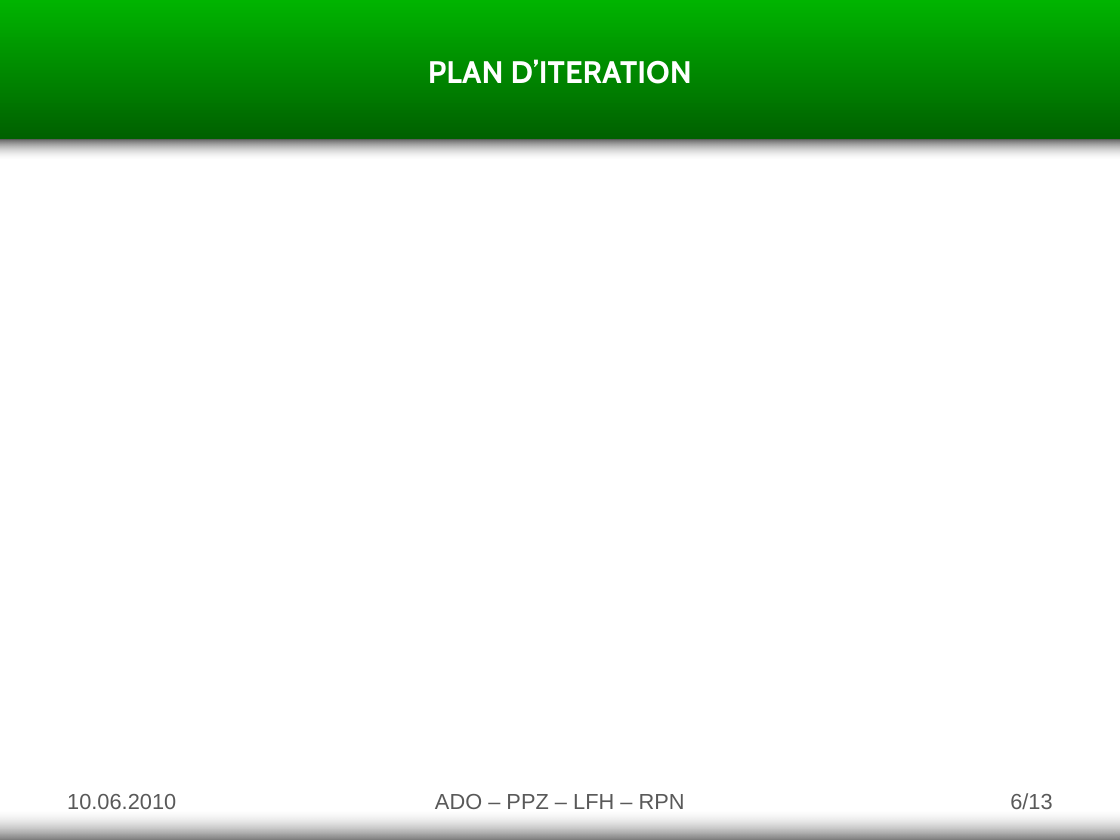
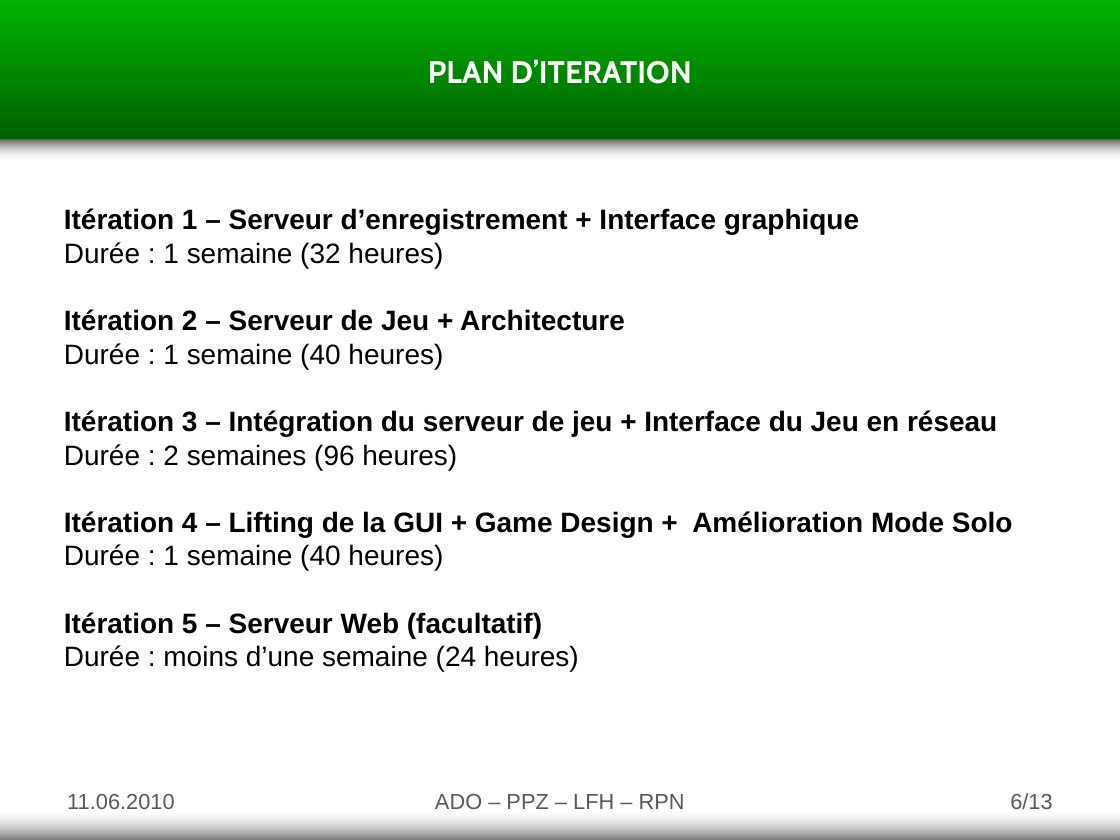
Before and after one commit to Adolio/asd-tower-defense, a slide deck: slide 6 of documents/v2.0/Presentation.pptx. Drawn at 1120x840 pixels with LibreOffice and Linux fonts; fonts in the diff are those of the drawing. Boxes give left, top, right and bottom in pixels: in the first picture for what was removed or moved away, otherwise in the second. Text is boxed around its words. In the diff, an @@ line names an element or a change of style, - is before the commit and + after.

```diff
--- a/documents/v2.0/Presentation.pptx
+++ b/documents/v2.0/Presentation.pptx
@@ text added at (64,208,1013,671), 18 pt, text #000000, bold @@
+Itération 1 – Serveur d’enregistrement + Interface graphique
+Durée : 1 semaine (32 heures)
+Itération 2 – Serveur de Jeu + Architecture
+Durée : 1 semaine (40 heures)
+Itération 3 – Intégration du serveur de jeu + Interface du Jeu en réseau
+Durée : 2 semaines (96 heures)
+Itération 4 – Lifting de la GUI + Game Design + Amélioration Mode Solo
+Durée : 1 semaine (40 heures)
+Itération 5 – Serveur Web (facultatif)
+Durée : moins d’une semaine (24 heures)
@@ text at (67,794,174,809): text changed @@
-10.06.2010
+11.06.2010
```
Also in this commit, not shown: 10 other slides changed, 5 other files.
